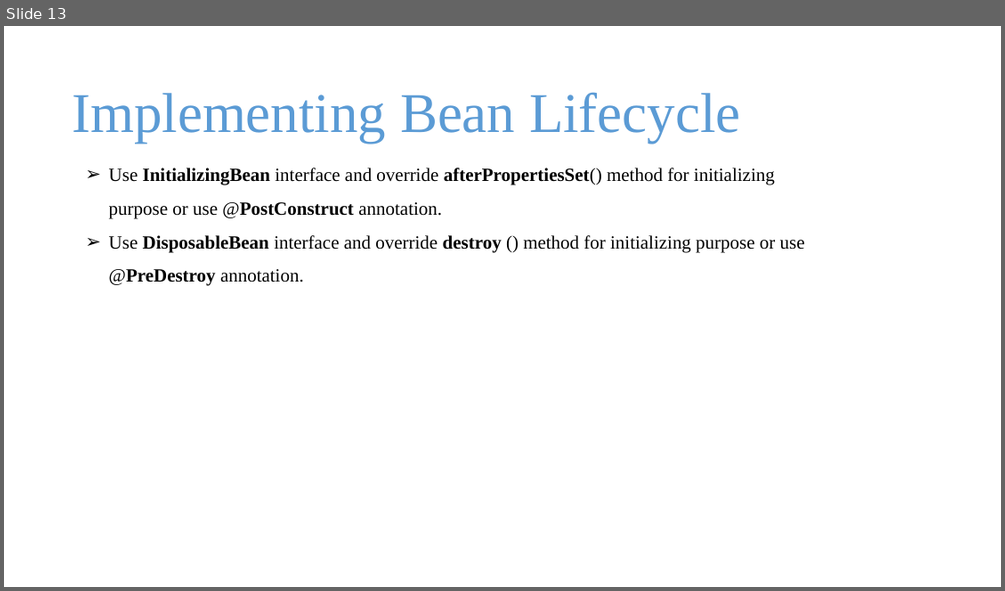
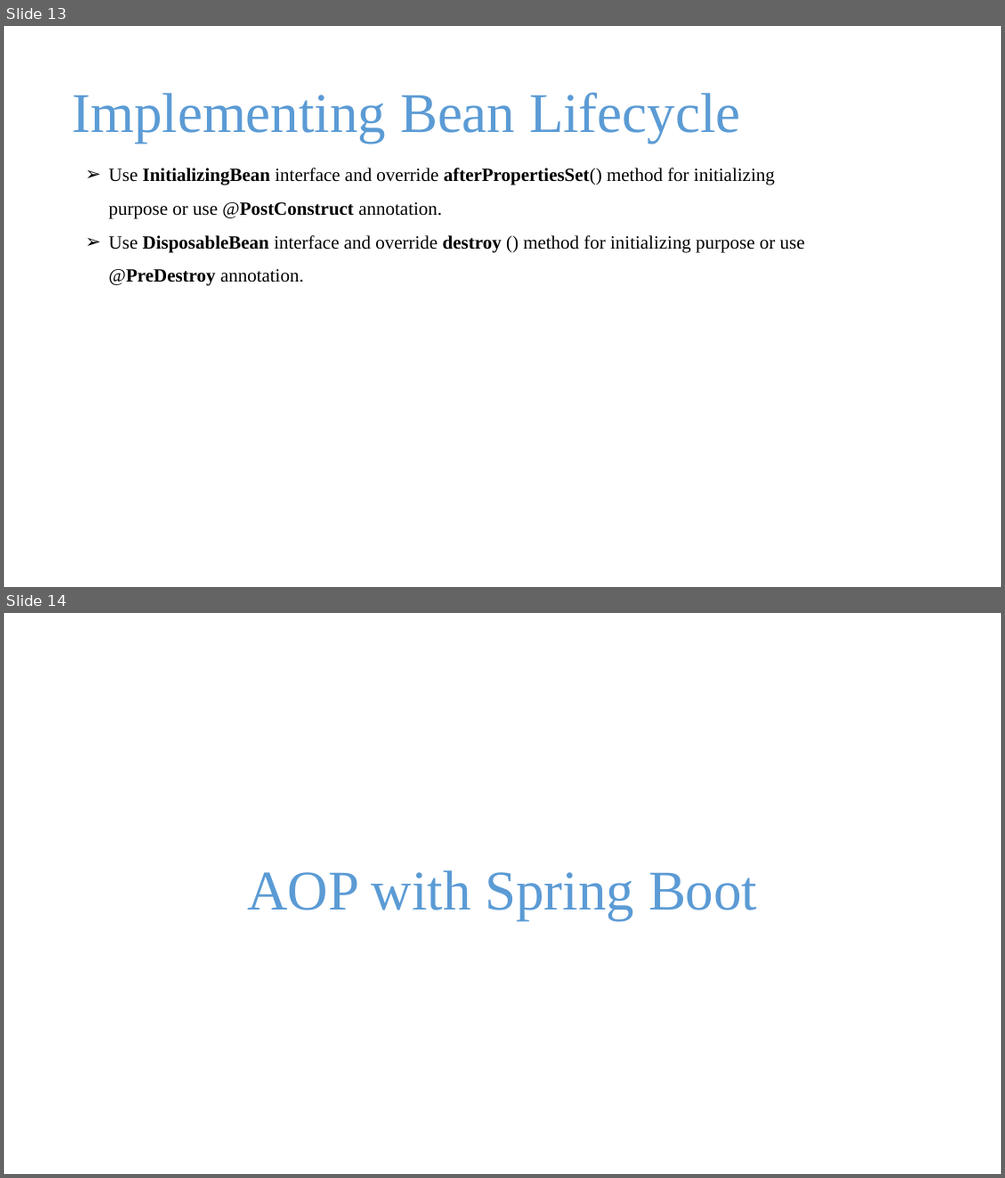
Before and after one commit to batchlcwd/spring-boot-microservices-batch2402, a slide deck: 2_spring and spring boot.pptx. Shown one above the other, each under a label of ours: slide 13 before the commit, slides 13 and 14 after it. The pictures are 1005x591 and 1005x1178 pixels, drawn with LibreOffice and Linux fonts; fonts in the diff are those of the drawing; background and template pictures are left out. Boxes give left, top, right and bottom in pixels: in the first picture for what was removed or moved away, otherwise in the second. Text is boxed around its words. In the diff, an @@ line names an element or a change of style, - is before the commit and + after.

```diff
--- a/2_spring and spring boot.pptx
+++ b/2_spring and spring boot.pptx
@@ slide 14 added at (x1=4, y1=613, x2=1001, y2=1174), background picture (left out) @@
@@ text added at (x1=247, y1=870, x2=757, y2=920), 54 pt, text gradient #1F4E79 to #5B9BD5 to #9DC3E6 @@
+AOP with Spring Boot
```
Also in this commit, not shown: 4 other slides added, 22 other files.
